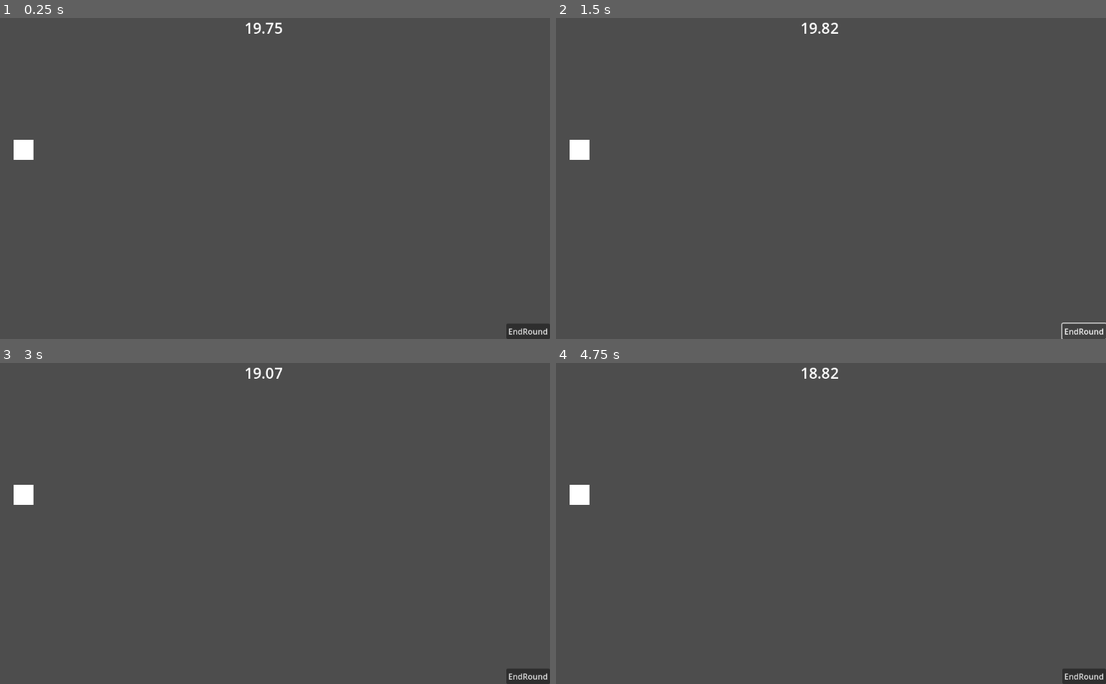
Above: before the commit, frames 1-4 (two rows, left to right).
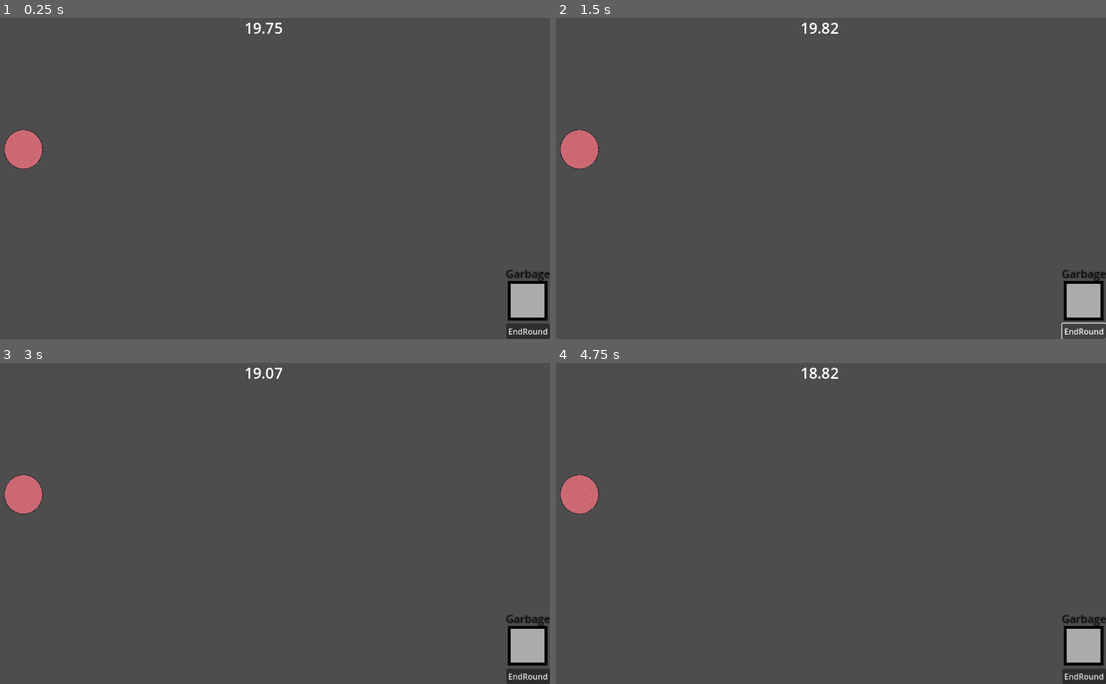
Above: after the commit, the same moments.

Repository: Logan-Flash/Chefs-Up
Game: Godot game, scene res://game_scene.tscn
Two runs of this game, one before a commit and one after it. Both use one fixed random seed, a clock stepped at 60 frames per second and the inputs below.
Inputs (mouse positions are in pixels of both pictures, inside the frame that each line leads up to):
- Up to frame 1 (0.25 s): no input
- Up to frame 2 (1.5 s): click (578, 149) at 0.5 s; click "EndRound" at 1.25 s
- Up to frame 3 (3 s): click "EndRound" at 2 s; click (22, 494) at 2.77 s
- Up to frame 4 (4.75 s): click "EndRound" at 3.5 s; click (578, 494) at 4.27 s

The runs differ from the first frame. In frame 1, 1.7% of the frame differs, in the area x 0-100%, y 34-95%; in frame 2, 1.7%; in frame 3, 1.7%; in frame 4, 1.7%.

Commit message:
Burger
Changed item to burger and added a garbage

Diff:
--- a/item.gd
+++ b/burger.gd
@@ -1,26 +1,38 @@
 extends Node2D
 
-var item_name = ""
+var item_name = "Burger"
 var in_holder = true
 var holder_position = Vector2(92, 267) #Type in script from values of the transform
 var dragging = false
+var garbage = false
 var offset = Vector2(0,0)
 
 # Called every frame. 'delta' is the elapsed time since the previous frame.
 func _process(delta: float) -> void:
 	if dragging:
 		position = get_global_mouse_position() - offset
+	elif garbage:
+		free()
 
 
 func _on_button_button_down() -> void:
 	if in_holder:
-		var new_item = load("res://item.tscn").instantiate()
+		var new_item = load("res://burger.tscn").instantiate()
 		add_sibling(new_item)
 		new_item.position = new_item.holder_position
 		in_holder = false
 	dragging = true
 	offset = get_global_mouse_position() - global_position
-
+	$Sprite2D.z_index = 10 #Bring to front while dragging
 
 func _on_button_button_up() -> void:
 	dragging = false
+	$Sprite2D.z_index = 0
+
+func _on_area_2d_body_entered(body: Node2D) -> void:
+	if body.name == "Garbage":
+		garbage = true
+
+func _on_area_2d_body_exited(body: Node2D) -> void:
+	if body.name == "Garbage":
+		garbage = false
--- /dev/null
+++ b/burger.tscn
@@ -0,0 +1,32 @@
+[gd_scene load_steps=4 format=3 uid="uid://bqkr6lg28uv5f"]
+
+[ext_resource type="Script" path="res://burger.gd" id="1_qtw7p"]
+[ext_resource type="Texture2D" uid="uid://qsh4d15rgnwt" path="res://Art/Raw Patty.png" id="2_7gm67"]
+
+[sub_resource type="CircleShape2D" id="CircleShape2D_u3uuq"]
+radius = 40.05
+
+[node name="Burger" type="Node2D"]
+script = ExtResource("1_qtw7p")
+
+[node name="Sprite2D" type="Sprite2D" parent="."]
+scale = Vector2(0.1, 0.1)
+texture = ExtResource("2_7gm67")
+
+[node name="Button" type="Button" parent="."]
+self_modulate = Color(1, 1, 1, 0)
+offset_left = -40.0
+offset_top = -40.0
+offset_right = 39.0
+offset_bottom = 39.0
+
+[node name="Area2D" type="Area2D" parent="."]
+
+[node name="CollisionShape2D" type="CollisionShape2D" parent="Area2D"]
+scale = Vector2(1, 1)
+shape = SubResource("CircleShape2D_u3uuq")
+
+[connection signal="button_down" from="Button" to="." method="_on_button_button_down"]
+[connection signal="button_up" from="Button" to="." method="_on_button_button_up"]
+[connection signal="body_entered" from="Area2D" to="." method="_on_area_2d_body_entered"]
+[connection signal="body_exited" from="Area2D" to="." method="_on_area_2d_body_exited"]
--- a/game_scene.tscn
+++ b/game_scene.tscn
@@ -1,9 +1,20 @@
-[gd_scene load_steps=5 format=3 uid="uid://c6kj0lq58fq42"]
+[gd_scene load_steps=8 format=3 uid="uid://c6kj0lq58fq42"]
 
 [ext_resource type="Script" path="res://main.gd" id="1_4blbw"]
 [ext_resource type="Script" path="res://order.gd" id="2_kdm0w"]
 [ext_resource type="PackedScene" uid="uid://cgaaobirgujxk" path="res://round_timer.tscn" id="3_2dcb2"]
-[ext_resource type="PackedScene" uid="uid://bqkr6lg28uv5f" path="res://item.tscn" id="4_hmxck"]
+[ext_resource type="PackedScene" uid="uid://bqkr6lg28uv5f" path="res://burger.tscn" id="4_hmxck"]
+
+[sub_resource type="RectangleShape2D" id="RectangleShape2D_f0cfb"]
+size = Vector2(40, 40)
+
+[sub_resource type="SystemFont" id="SystemFont_jo56q"]
+
+[sub_resource type="LabelSettings" id="LabelSettings_vgtqt"]
+font = SubResource("SystemFont_jo56q")
+font_size = 11
+font_color = Color(0, 0, 0, 1)
+shadow_size = 0
 
 [node name="GameScene" type="Node"]
 script = ExtResource("1_4blbw")
@@ -57,3 +68,43 @@
 
 [node name="Item" parent="." instance=ExtResource("4_hmxck")]
 position = Vector2(92, 267)
+
+[node name="Garbage" type="StaticBody2D" parent="."]
+z_index = -1
+position = Vector2(1107, 571)
+scale = Vector2(2, 2)
+
+[node name="CollisionShape2D" type="CollisionShape2D" parent="Garbage"]
+shape = SubResource("RectangleShape2D_f0cfb")
+metadata/_edit_lock_ = true
+
+[node name="ColorRect2" type="ColorRect" parent="Garbage"]
+anchors_preset = 8
+anchor_left = 0.5
+anchor_top = 0.5
+anchor_right = 0.5
+anchor_bottom = 0.5
+offset_left = -20.0
+offset_top = -20.0
+offset_right = 20.0
+offset_bottom = 20.0
+grow_horizontal = 2
+grow_vertical = 2
+color = Color(0, 0, 0, 1)
+metadata/_edit_lock_ = true
+
+[node name="ColorRect" type="ColorRect" parent="Garbage"]
+offset_left = -17.0
+offset_top = -17.0
+offset_right = 23.0
+offset_bottom = 23.0
+scale = Vector2(0.85, 0.85)
+color = Color(0.670689, 0.67069, 0.670689, 1)
+
+[node name="Label" type="Label" parent="Garbage"]
+offset_left = -22.0
+offset_top = -35.0
+offset_right = 23.0
+offset_bottom = -19.0
+text = "Garbage"
+label_settings = SubResource("LabelSettings_vgtqt")
--- a/item.tscn
+++ /dev/null
@@ -1,22 +0,0 @@
-[gd_scene load_steps=3 format=3 uid="uid://bqkr6lg28uv5f"]
-
-[ext_resource type="Script" path="res://item.gd" id="1_qtw7p"]
-
-[sub_resource type="CanvasTexture" id="CanvasTexture_awvmo"]
-
-[node name="Item" type="Node2D"]
-script = ExtResource("1_qtw7p")
-
-[node name="Sprite2D" type="Sprite2D" parent="."]
-scale = Vector2(40, 40)
-texture = SubResource("CanvasTexture_awvmo")
-
-[node name="Button" type="Button" parent="."]
-self_modulate = Color(1, 1, 1, 0)
-offset_left = -20.0
-offset_top = -20.0
-offset_right = 20.0
-offset_bottom = 20.0
-
-[connection signal="button_down" from="Button" to="." method="_on_button_button_down"]
-[connection signal="button_up" from="Button" to="." method="_on_button_button_up"]
